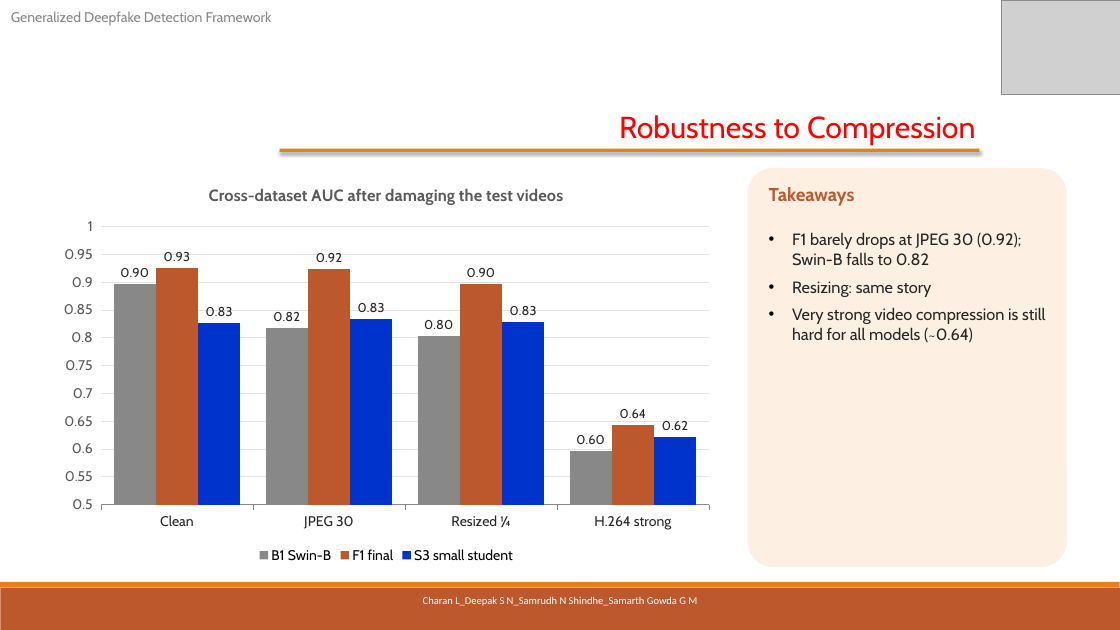
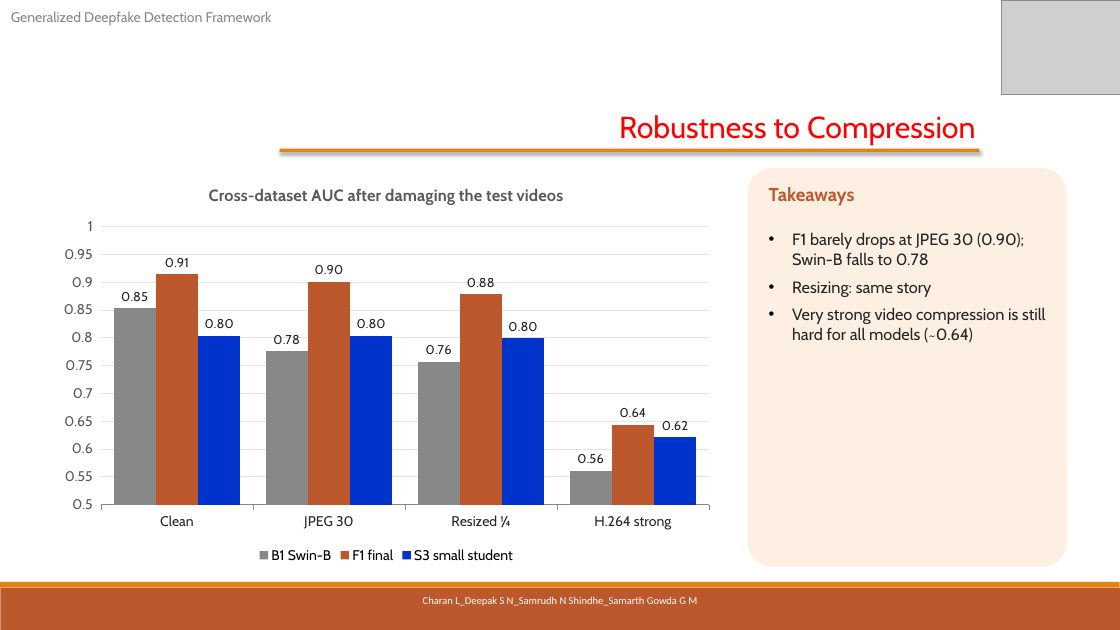
Before and after one commit to pes1ug23cs178/CAPSTONE_PW_26_RJ_02, a slide deck: slide 18 of ESA Report/output/PW26_RJ_02_Review3.pptx. Drawn at 1120x630 pixels with LibreOffice and Linux fonts; fonts in the diff are those of the drawing; grey boxes stand for pictures. Boxes give left, top, right and bottom in pixels: in the first picture for what was removed or moved away, otherwise in the second. Text is boxed around its words. In the diff, an @@ line names an element or a change of style, - is before the commit and + after.

```diff
--- a/ESA Report/output/PW26_RJ_02_Review3.pptx
+++ b/ESA Report/output/PW26_RJ_02_Review3.pptx
@@ column chart at box(50, 168, 723, 567) @@
-B1 Swin-B: 0.9, 0.82, 0.8, 0.6
+B1 Swin-B: 0.85, 0.78, 0.76, 0.56
@@ F1 final, Clean: 0.93 to 0.91 @@
@@ F1 final, JPEG 30: 0.92 to 0.9 @@
@@ F1 final, Resized ¼: 0.9 to 0.88 @@
@@ S3 small student, Clean: 0.83 to 0.8 @@
@@ S3 small student, JPEG 30: 0.83 to 0.8 @@
@@ S3 small student, Resized ¼: 0.83 to 0.8 @@
@@ text at box(792, 232, 1024, 266): text changed @@
-• F1 barely drops at JPEG 30 (0.92); Swin-B falls to 0.82
+• F1 barely drops at JPEG 30 (0.90); Swin-B falls to 0.78
```
Also in this commit, not shown: 10 other slides changed, 8 other files.
